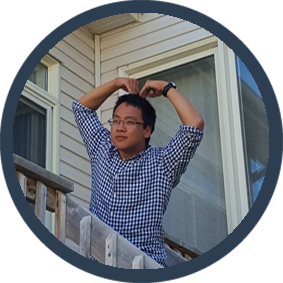
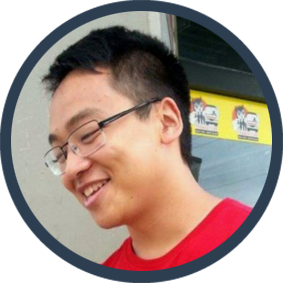
Two versions of the same layered image (283px x 283px). Layer-by-layer changes:
renamed "Layer 2" to "Layer 3", painted on it over [11, 11, 272, 271]
